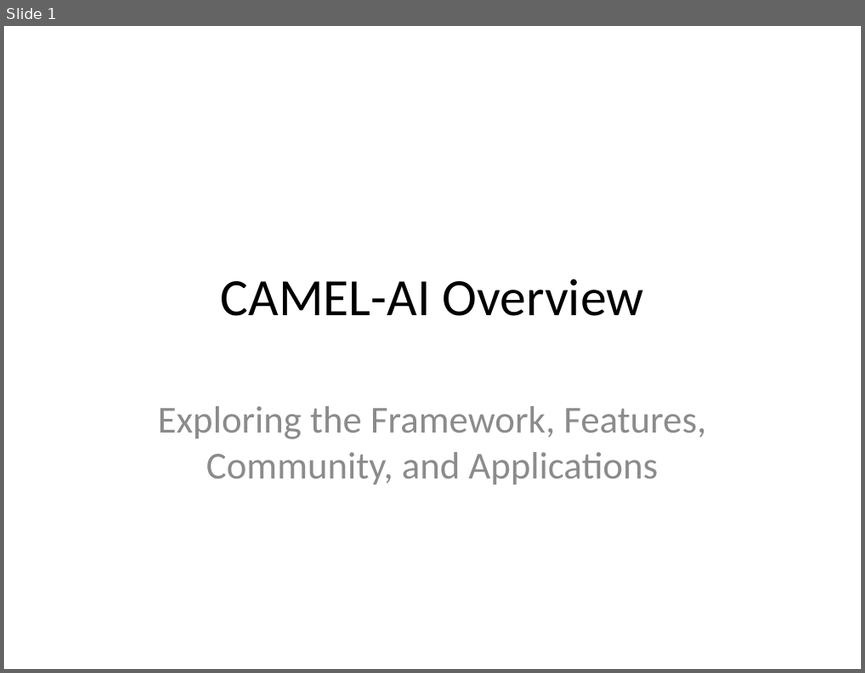
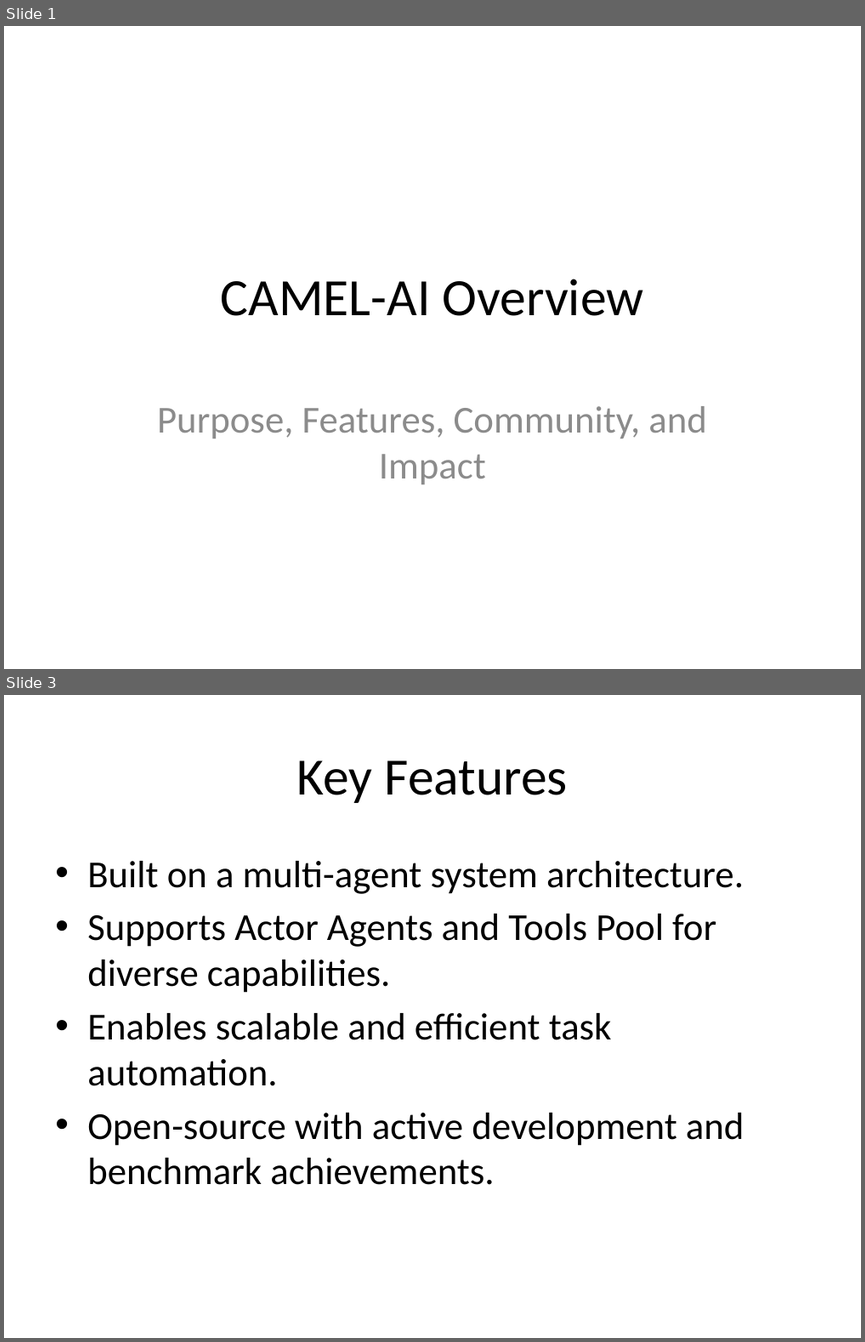
Before and after one commit to echo-yiyiyi/camel, a slide deck: pptx_outputs/CAMEL-AI_Presentation.pptx. Shown one above the other, each under a label of ours: slide 1 before the commit, slides 1 and 3 after it; the slides between them are not shown. The pictures are 865x673 and 865x1342 pixels, drawn with LibreOffice and Linux fonts; fonts in the diff are those of the drawing. Boxes give left, top, right and bottom in pixels: in the first picture for what was removed or moved away, otherwise in the second. Text is boxed around its words. In the diff, an @@ line names an element or a change of style, - is before the commit and + after.

```diff
--- a/pptx_outputs/CAMEL-AI_Presentation.pptx
+++ b/pptx_outputs/CAMEL-AI_Presentation.pptx
@@ slide 3 added at (4, 695, 861, 1338), background #FFFFFF @@
@@ title added at (297, 760, 568, 803), 44 pt, text #000000 @@
+Key Features
@@ text added at (87, 861, 744, 1185), 32 pt, text #000000 @@
+• Built on a multi-agent system architecture.
+• Supports Actor Agents and Tools Pool for diverse capabilities.
+• Enables scalable and efficient task automation.
+• Open-source with active development and benchmark achievements.
@@ slide 1 changed as well @@
@@ subtitle at (157, 406, 707, 484): text changed @@
-Exploring the Framework, Features, Community, and Applications
+Purpose, Features, Community, and Impact
```
Also in this commit, not shown: 2 other slides changed, 2 other slides added, 2 slides removed, 28 other files.
